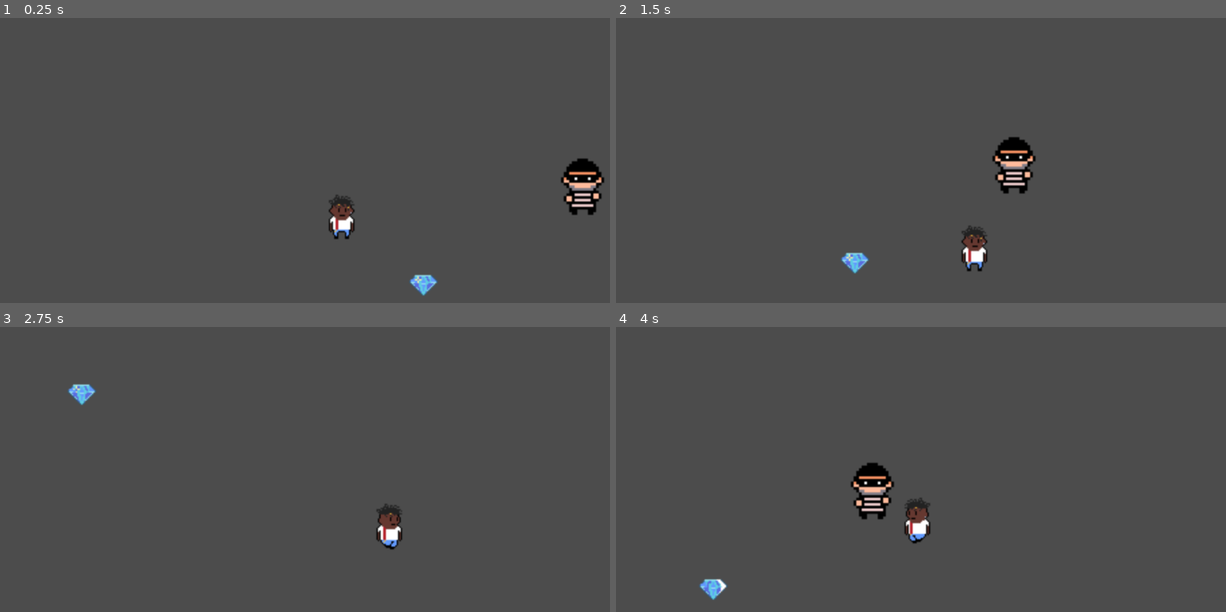
Above: before the commit, frames 1-4 (two rows, left to right).
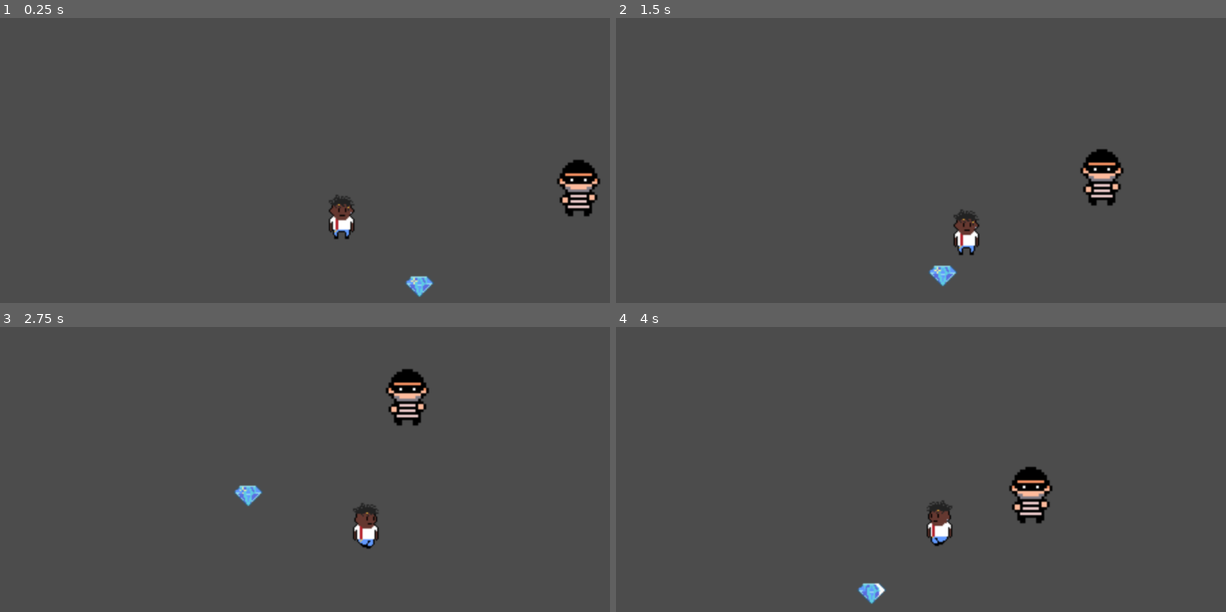
Above: after the commit, the same moments.

Repository: KelJ27/Vault-Raider
Game: Godot game, scene res://Main.tscn
Same seed, same stepped clock (60 frames per second), same inputs: the game is played once before the commit and once after it.
Inputs:
- Up to frame 1 (0.25 s): no input
- Up to frame 2 (1.5 s): hold D (Right) 0.53-1.28 s; hold E (Drop, bound only after the commit) 0.53-1.28 s; hold S (Down) from 1.28 s (still down); tap E (Drop, bound only after the commit) at 1.35 s
- Up to frame 3 (2.75 s): release S (Down) at 2.03 s; hold D (Right) from 2.03 s (still down); hold E (Drop, bound only after the commit) from 2.03 s (still down)
- Up to frame 4 (4 s): release D (Right) at 2.78 s; release E (Drop, bound only after the commit) at 2.78 s; hold W (Up) 2.78-3.53 s; tap E (Drop, bound only after the commit) at 2.85 s; hold A (Left) from 3.53 s (still down); hold E (Drop, bound only after the commit) from 3.53 s (still down)

The runs differ from the first frame. In frame 1, 1.1% of the frame differs, in the area x 66-100%, y 49-98%; in frame 2, 3.2%; in frame 3, 2.4%; in frame 4, 3.3%, in the area x 13-72%, y 47-98%.

Commit message:
Finished pick up controls for player. Currently working on drop

Diff:
--- a/Main.tscn
+++ b/Main.tscn
@@ -254,11 +254,12 @@
 [node name="Main" type="Node2D"]
 
 [node name="Player" type="KinematicBody2D" parent="."]
-position = Vector2( 520.79, 195.55 )
+position = Vector2( 523.972, 194.456 )
 script = ExtResource( 1 )
 __meta__ = {
 "_edit_group_": true
 }
+speed = 100
 
 [node name="Sprite" type="Sprite" parent="Player"]
 position = Vector2( -1.16522, -0.0533447 )
@@ -283,7 +284,7 @@
 shape = SubResource( 6 )
 
 [node name="Position2D" type="Position2D" parent="Player"]
-position = Vector2( 0, 1 )
+position = Vector2( -5.1709, 7.46361 )
 
 [node name="Robber" type="KinematicBody2D" parent="."]
 position = Vector2( 706.595, 183.836 )
@@ -311,6 +312,9 @@
 
 [node name="Diamond" type="RigidBody2D" parent="."]
 position = Vector2( 575.859, 248.657 )
+input_pickable = true
+collision_layer = 2
+collision_mask = 2
 gravity_scale = 0.0
 script = ExtResource( 4 )
 __meta__ = {
--- a/Scripts/Diamond.gd
+++ b/Scripts/Diamond.gd
@@ -23,6 +23,9 @@
 func _process(delta):
 	if picked == true:
 		self.position = get_node("../Player/Position2D").global_position
+		sleeping = true
+	else:
+		sleeping = false
 	playAnim()
 	_input(picked)
 
@@ -42,8 +45,11 @@
 		newState = prevState
 
 func _input(event):
-	if Input.is_action_just_pressed("e"):
+	if Input.is_action_just_pressed("PickUp"):
 		var bodies = $Detector.get_overlapping_bodies()
 		for b in bodies:
 			if b.name == "Player" and picked == false:
 				picked = true
+	if Input.is_action_pressed("Drop") and picked == true:
+		picked = false
+		#get_node("../player").can_pick = true
--- a/project.godot
+++ b/project.godot
@@ -21,7 +21,6 @@
 
 [display]
 
-window/size/fullscreen=true
 window/stretch/shrink=2.0
 
 [input]
@@ -103,6 +102,16 @@
 "events": [ Object(InputEventMouseButton,"resource_local_to_scene":false,"resource_name":"","device":0,"alt":false,"shi …(212 unchanged characters)…
  ]
 }
+PickUp={
+"deadzone": 0.5,
+"events": [ Object(InputEventKey,"resource_local_to_scene":false,"resource_name":"","device":0,"alt":false,"shift":false,"control":false,"meta":false,"command":false,"pressed":false,"scancode":69,"unicode":0,"echo":false,"script":null)
+ ]
+}
+Drop={
+"deadzone": 0.5,
+"events": [ Object(InputEventKey,"resource_local_to_scene":false,"resource_name":"","device":0,"alt":false,"shift":false,"control":false,"meta":false,"command":false,"pressed":false,"scancode":69,"unicode":0,"echo":false,"script":null)
+ ]
+}
 
 [rendering]
 
